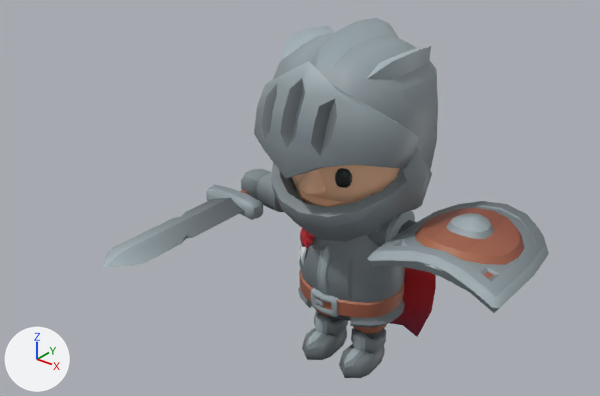
An edit to the glTF model public/models/units/knight.glb, drawn before and after from the same camera.
Rendered twice from a 50 mm lens placed at (2.89, -4.19, 3.71), pointed at (0.01, -0.59, 1.48). Every picture has the same lights, and +X, +Y and +Z are marked at lower left. The older version comes first. Where no turn or scale is listed for an object, it has been applied to the vertices.

The scene before the commit, as lines of its bpy script (objects in view):
```python
me_cube_125 = bpy.data.meshes.new('Cube.125')
me_cube_125.from_pydata(...)  # 299 vertices, 594 faces; spans x 0.052..0.971, y -0.142..0.169, z 0.975..1.272
me_cube_125.materials.append(mat_knight_texture)  # picture img_knight_texture
me_cube_127 = bpy.data.meshes.new('Cube.127')
me_cube_127.from_pydata(...)  # 240 vertices, 476 faces; spans x -0.288..-0.049, y -0.299..0.131, z 0.0..0.529
me_cube_127.materials.append(mat_knight_texture)  # picture img_knight_texture
me_cylinder_280 = bpy.data.meshes.new('Cylinder.280')
me_cylinder_280.from_pydata(...)  # 140 vertices, 262 faces; spans x -0.441..0.441, y -0.511..0.511, z -0.123..0.123
me_cylinder_280.materials.append(mat_knight_texture)  # picture img_knight_texture
ob_badge_shield = bpy.data.objects.new('Badge_Shield', me_cylinder_280)
ob_badge_shield.location = (0.883, 0.012, 1.183)
ob_knight_armleft = bpy.data.objects.new('Knight_ArmLeft', me_cube_125)
ob_knight_armleft.location = (0.0, 0.0, 0.0)
ob_knight_legright = bpy.data.objects.new('Knight_LegRight', me_cube_127)
ob_knight_legright.location = (0.0, 0.0, 0.0)
# also in view: 'Knight_Head' at (0.0, -0.02, 1.77); 'Round_Shield' at (0.88, -0.02, 1.23); 'Knight_Cape' at (0.0, 0.21, 0.67); 'Knight_Helmet' at (0.0, -0.08, 1.79); 'Knight_Body' at (0.0, 0.01, 0.83)
```
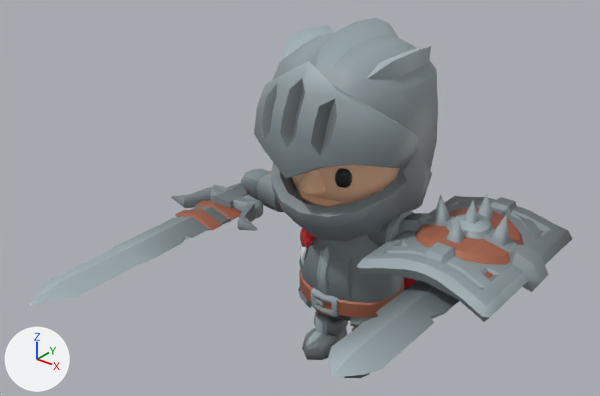
Location of each change, (x1, y1, x2, y2) in pixels of the pictures (600 x 396 px):
'1H_Sword_Offhand', added
    after: (328, 280, 459, 378)
'Spike_Shield', added
    after: (380, 194, 549, 302)
'Rectangle_Shield', added
    after: (357, 196, 573, 322)
'2H_Sword', added
    after: (28, 171, 272, 306)
'Badge_Shield', unchanged, covered by the edit
    before: (367, 201, 549, 313)
    after: (386, 202, 542, 288)
'Knight_LegLeft', unchanged, covered by the edit
    before: (339, 324, 387, 378)
    after: (345, 326, 370, 378)
'Knight_Cape', unchanged, covered by the edit
    before: (390, 267, 436, 337)
    after: (404, 277, 416, 290)

The change, as a diff of the scene's bpy script:
```diff
--- a/public/models/units/knight.glb.py
+++ b/public/models/units/knight.glb.py
@@ me_cube_12993 @@
+me_cube_12993.from_pydata(...)  # 216 vertices, 412 faces; spans x -0.42..0.42, y -1.18..1.18, z -0.12..0.12
+me_cube_12993.materials.append(mat_knight_texture)  # picture img_knight_texture
@@ me_cylinder_022 @@
+me_cylinder_022.from_pydata(...)  # 244 vertices, 420 faces; spans x -0.504..0.504, y -0.518..0.518, z -0.23..0.23
+me_cylinder_022.materials.append(mat_knight_texture)  # picture img_knight_texture
@@ me_cylinder_005 @@
+me_cylinder_005.from_pydata(...)  # 140 vertices, 262 faces; spans x -0.441..0.441, y -0.596..0.596, z -0.151..0.151
+me_cylinder_005.materials.append(mat_knight_texture)  # picture img_knight_texture
@@ ob_2h_sword @@
+ob_2h_sword = bpy.data.objects.new('2H_Sword', me_cube_12993)
+ob_2h_sword.location = (-0.883, -0.815, 1.049)
@@ ob_spike_shield @@
+ob_spike_shield = bpy.data.objects.new('Spike_Shield', me_cylinder_022)
+ob_spike_shield.location = (0.883, 0.02, 1.29)
@@ ob_rectangle_shield @@
+ob_rectangle_shield = bpy.data.objects.new('Rectangle_Shield', me_cylinder_005)
+ob_rectangle_shield.location = (0.883, -0.017, 1.211)
@@ ob_1h_sword_offhand @@
+ob_1h_sword_offhand = bpy.data.objects.new('1H_Sword_Offhand', me_cube_11839)
+ob_1h_sword_offhand.location = (0.883, -0.539, 1.049)
+ob_1h_sword_offhand.rotation_euler = (-1.571, 0.0, 3.142)  # degrees (-90, 0, 180)
+ob_1h_sword_offhand.scale = (0.888, 0.888, 0.888)
```
